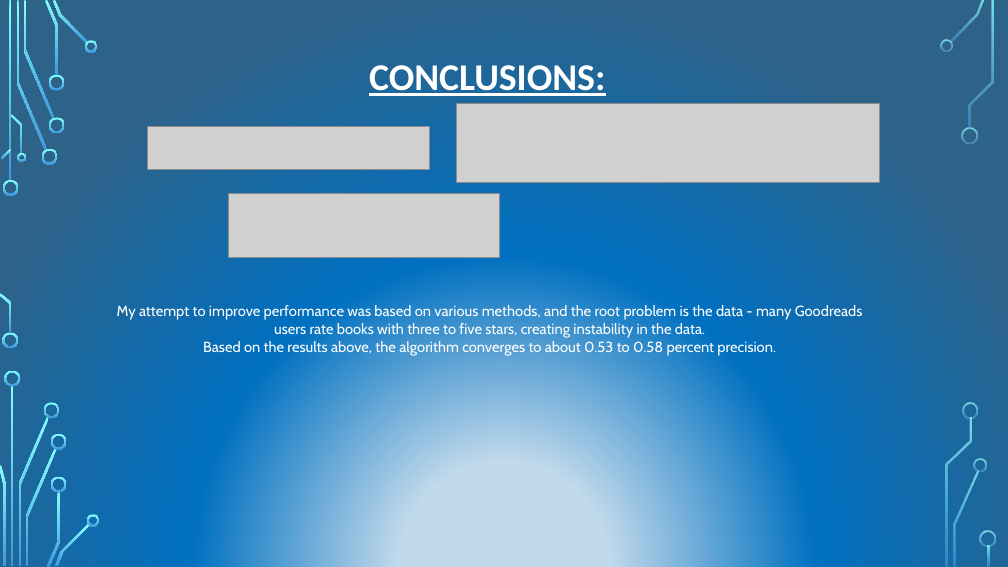
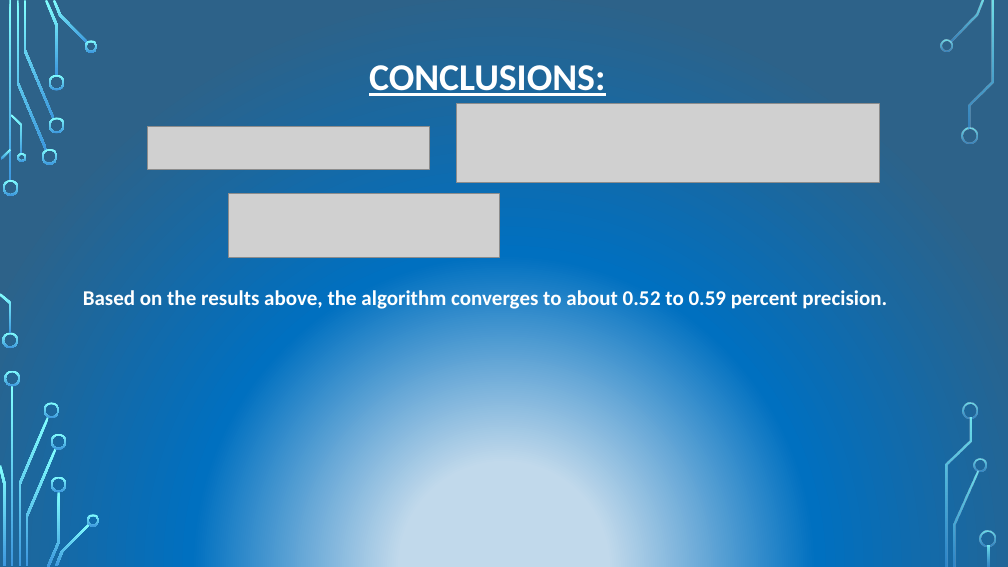
Before and after one commit to litan-idesis/Books-Project, a slide deck: slide 14 of How can you predict a book's popularity based.pptx. Drawn at 1008x567 pixels with LibreOffice and Linux fonts; fonts in the diff are those of the drawing; grey boxes stand for pictures; background and template pictures are left out. Boxes give left, top, right and bottom in pixels: in the first picture for what was removed or moved away, otherwise in the second. Text is boxed around its words. In the diff, an @@ line names an element or a change of style, - is before the commit and + after.

```diff
--- a/How can you predict a book's popularity based.pptx
+++ b/How can you predict a book's popularity based.pptx
@@ text at box(83, 290, 887, 309): text changed; size 14 to 20 pt; font Cabin to Calibri; bold on @@
-My attempt to improve performance was based on various methods, and the root problem is the data - many Goodreads users rate books with three to five stars, creating instability in the data.
-Based on the results above, the algorithm converges to about 0.53 to 0.58 percent precision.
+Based on the results above, the algorithm converges to about 0.52 to 0.59 percent precision.
```
